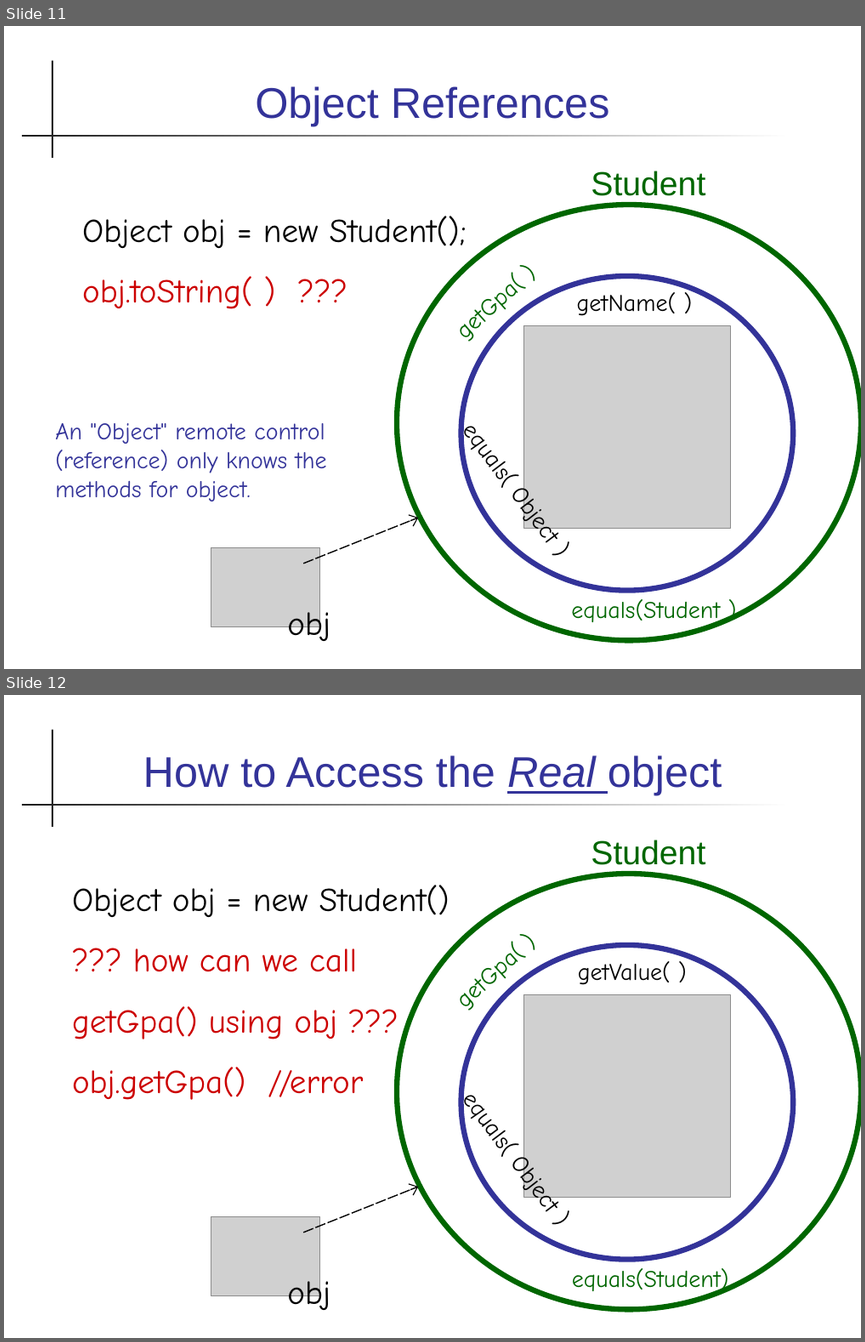
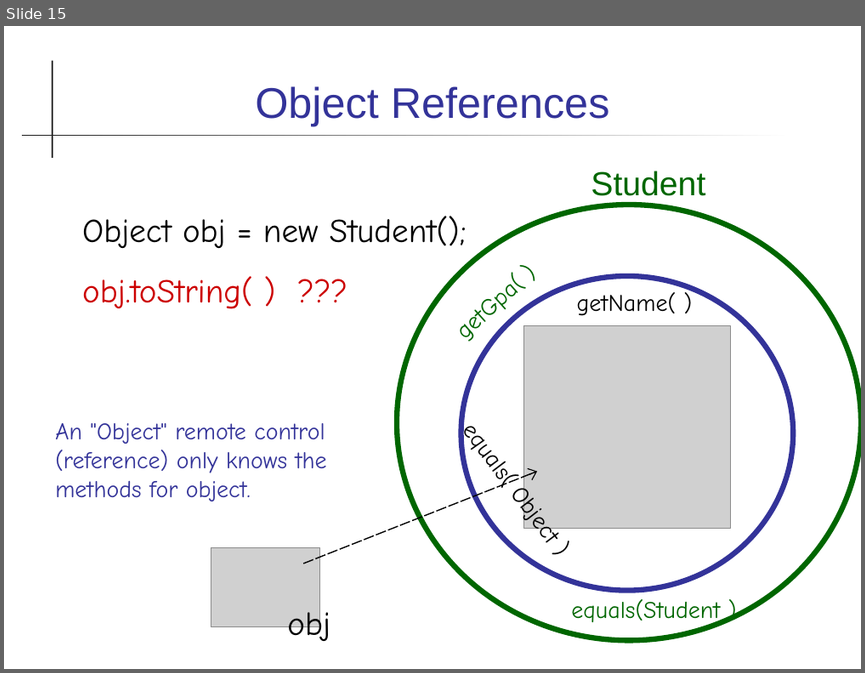
Before and after one commit to skeoop/skeoop.github.io, a slide deck: oop/Reference-as-Remote-Control.ppt. Shown one above the other, each under a label of ours: slides 11 and 12 before the commit, slide 15 after it. The pictures are 865x1342 and 865x673 pixels, drawn with LibreOffice and Linux fonts; fonts in the diff are those of the drawing; grey boxes stand for pictures. Boxes give left, top, right and bottom in pixels: in the first picture for what was removed or moved away, otherwise in the second. Text is boxed around its words. In the diff, an @@ line names an element or a change of style, - is before the commit and + after.

```diff
--- a/oop/Reference-as-Remote-Control.ppt
+++ b/oop/Reference-as-Remote-Control.ppt
@@ slide 12 removed at <box>4,695,861,1338</box>, background #FFFFFF; not listed: 2 template elements that a slide beside it also shows @@
@@ title removed at <box>143,755,721,795</box> @@
-How to Access the Real object
@@ text removed at <box>590,839,705,865</box> @@
-Student
@@ text removed at <box>72,885,449,1100</box> @@
-Object obj = new Student()
-??? how can we call
-getGpa() using obj ???
-obj.getGpa() //error
@@ ellipse removed at <box>397,873,861,1309</box> @@
@@ text removed at <box>440,917,551,1021</box> @@
-getGpa( )
@@ ellipse removed at <box>460,945,792,1259</box> @@
@@ text removed at <box>578,961,670,985</box> @@
-getValue( )
@@ picture removed at <box>524,995,731,1197</box> @@
@@ text removed at <box>449,1076,604,1264</box> @@
-equals( Object )
@@ arrow removed from (304, 1232) to (418, 1186) @@
@@ picture removed at <box>211,1216,320,1296</box> @@
@@ text removed at <box>287,1275,330,1315</box> @@
-obj
@@ text removed at <box>572,1268,729,1295</box> @@
-equals(Student)
@@ what was slide 11 is now slide 15 @@
@@ slide 15 changed as well @@
@@ arrow moved from (304, 563) - (418, 517) to (304, 563) - (537, 471) @@
```
Also in this commit, not shown: 5 other slides changed, 4 slides added, 1 other slide removed, 2 other files.
